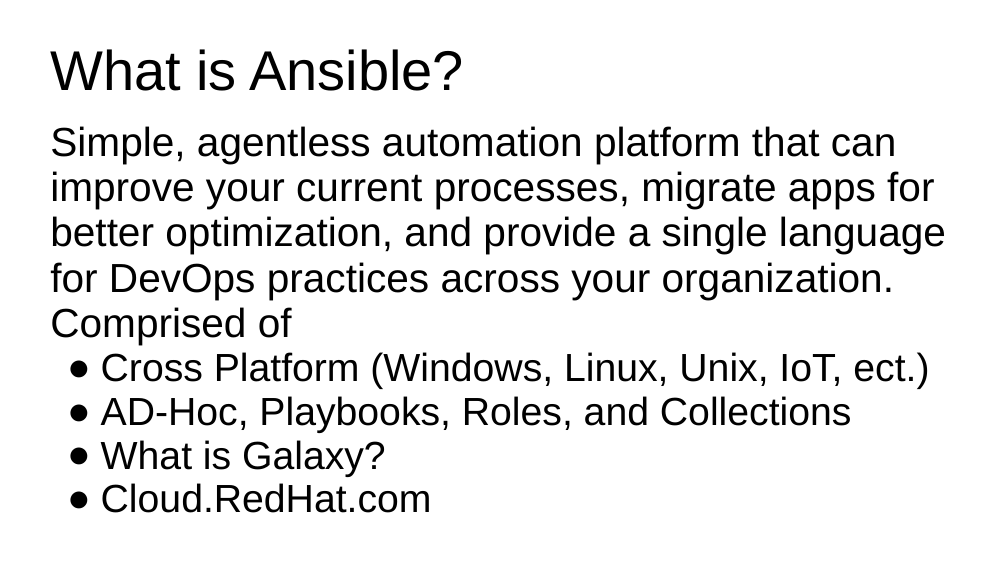
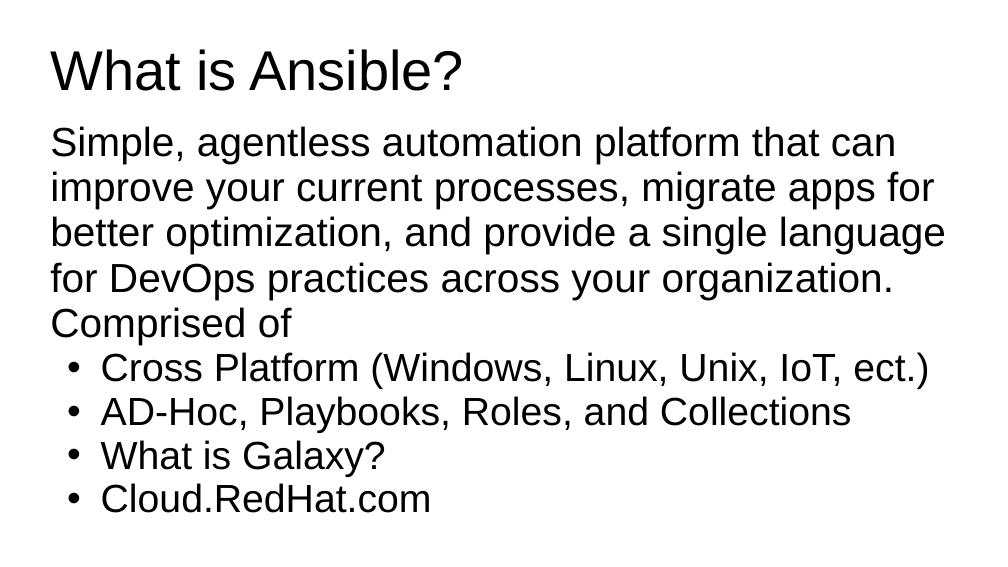
Before and after one commit to ShaddGallegos/RHTI, a slide deck: slide 6 of RedHat-Management_Portfolio/Red_Hat_Management_Portfolio.pptx (slide 7 before the commit). Drawn at 1008x567 pixels with LibreOffice and Linux fonts; fonts in the diff are those of the drawing; background and template pictures are left out. Boxes give left, top, right and bottom in pixels: in the first picture for what was removed or moved away, otherwise in the second. Text is boxed around its words. In the diff, an @@ line names an element or a change of style, - is before the commit and + after.

```diff
--- a/RedHat-Management_Portfolio/Red_Hat_Management_Portfolio.pptx
+++ b/RedHat-Management_Portfolio/Red_Hat_Management_Portfolio.pptx
@@ text "Simple, agentless automation platform that ..." at <box>50,126,946,513</box>: bullet ● to • @@
```
Also in this commit, not shown: 9 other slides changed, 1 slide removed, 1 other file.
